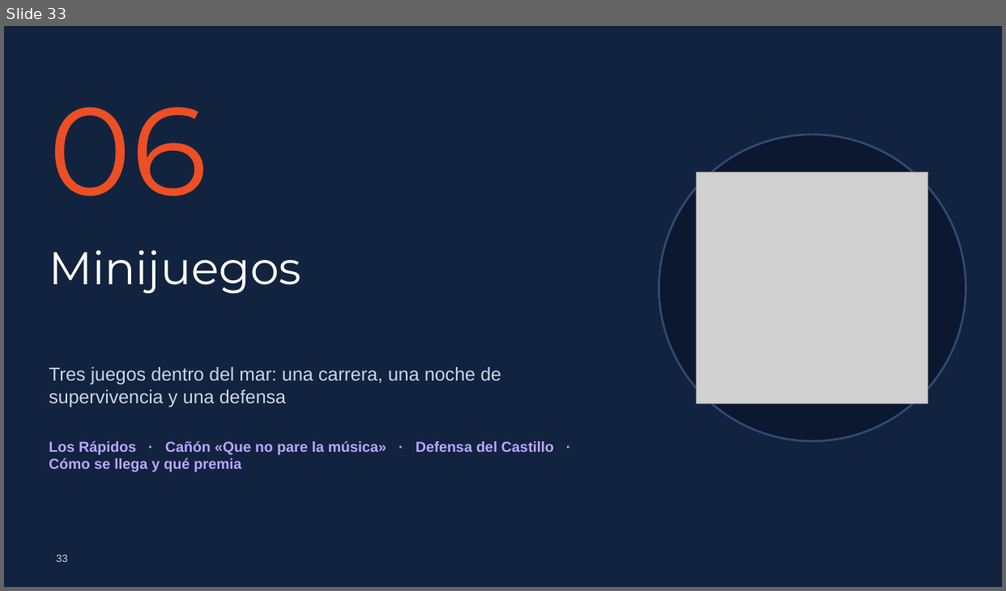
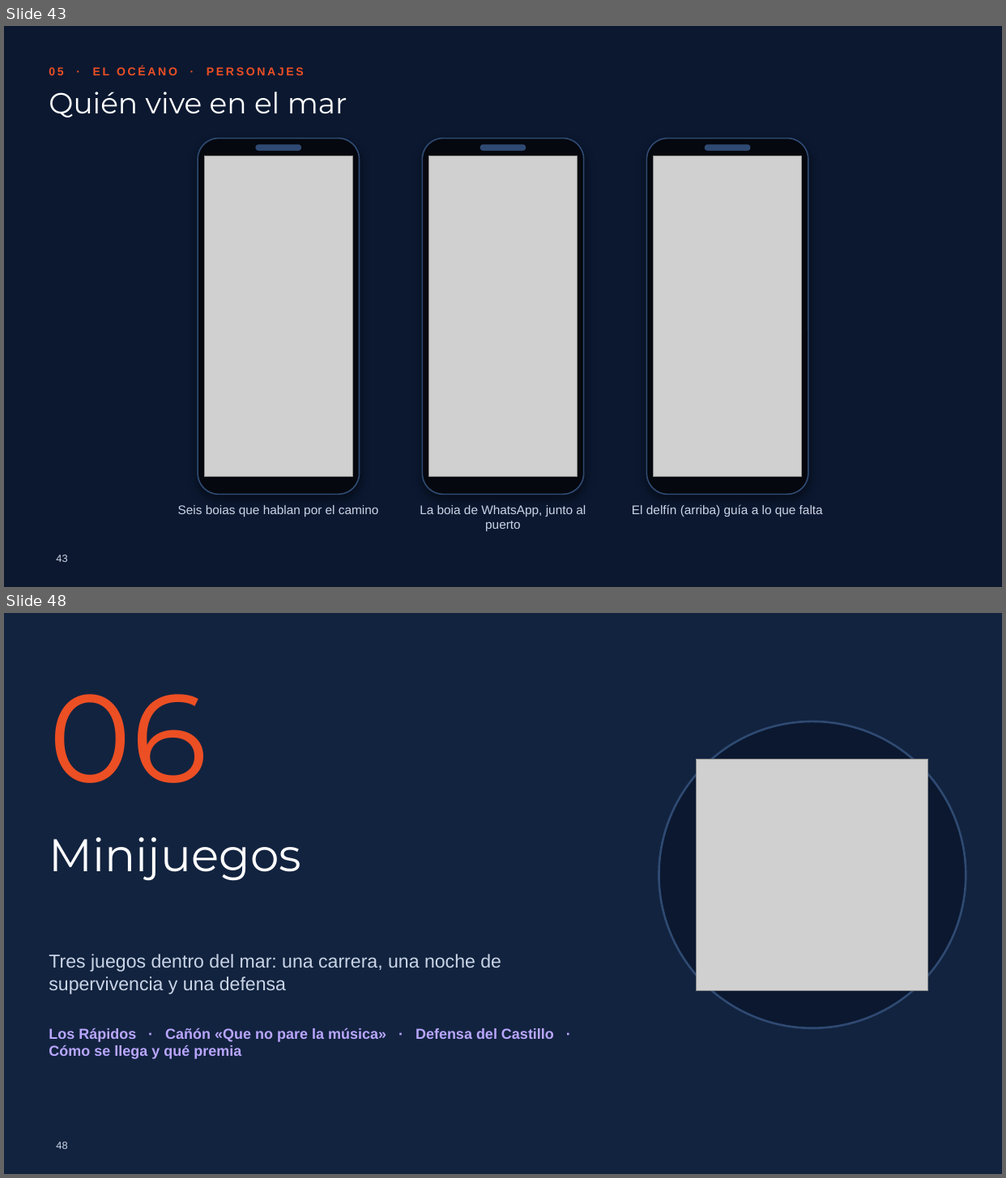
Before and after one commit to picodepato/boia-planet-web, a slide deck: docs/presentacion/boia-planet.pptx. Shown one above the other, each under a label of ours: slide 33 before the commit, slides 43 and 48 after it; the slides between them are not shown. The pictures are 1006x591 and 1006x1178 pixels, drawn with LibreOffice and Linux fonts; fonts in the diff are those of the drawing; grey boxes stand for pictures; background and template pictures are left out. Boxes give left, top, right and bottom in pixels: in the first picture for what was removed or moved away, otherwise in the second. Text is boxed around its words. In the diff, an @@ line names an element or a change of style, - is before the commit and + after.

```diff
--- a/docs/presentacion/boia-planet.pptx
+++ b/docs/presentacion/boia-planet.pptx
@@ slide 43 added at box(4, 26, 1002, 587), background #0B1830 @@
@@ text added at box(49, 66, 304, 75), 11 pt, text #EC4F24, bold @@
+05 · EL OCÉANO · PERSONAJES
@@ title added at box(49, 92, 347, 118), 28 pt, text #FFFFFF @@
+Quién vive en el mar
@@ rounded rectangle added at box(198, 139, 360, 495), fill #05080F, outline #2F4A72 1.25 pt @@
@@ rounded rectangle added at box(256, 145, 301, 150), fill #2F4A72, outline #2F4A72 1 pt @@
@@ rounded rectangle added at box(423, 139, 584, 495), fill #05080F, outline #2F4A72 1.25 pt @@
@@ rounded rectangle added at box(481, 145, 526, 150), fill #2F4A72, outline #2F4A72 1 pt @@
@@ rounded rectangle added at box(647, 139, 809, 495), fill #05080F, outline #2F4A72 1.25 pt @@
@@ rounded rectangle added at box(705, 145, 750, 150), fill #2F4A72, outline #2F4A72 1 pt @@
@@ picture added at box(205, 156, 353, 476) @@
@@ picture added at box(429, 156, 577, 476) @@
@@ picture added at box(654, 156, 802, 476) @@
@@ text added at box(178, 506, 379, 517), 12 pt, text #C9D4E6 @@
+Seis boias que hablan por el camino
@@ text added at box(420, 506, 586, 531), 12 pt, text #C9D4E6 @@
+La boia de WhatsApp, junto al puerto
@@ text added at box(632, 505, 823, 517), 12 pt, text #C9D4E6 @@
+El delfín (arriba) guía a lo que falta
@@ page number added at box(56, 555, 67, 562), 10 pt, text #C9D4E6 @@
+43
@@ what was slide 33 is now slide 48 @@
@@ page number at box(56, 1142, 67, 1149): text changed @@
-33
+48
```
Also in this commit, not shown: 4 slides changed, 29 other slides added, 3 slides removed, 9 other files.
